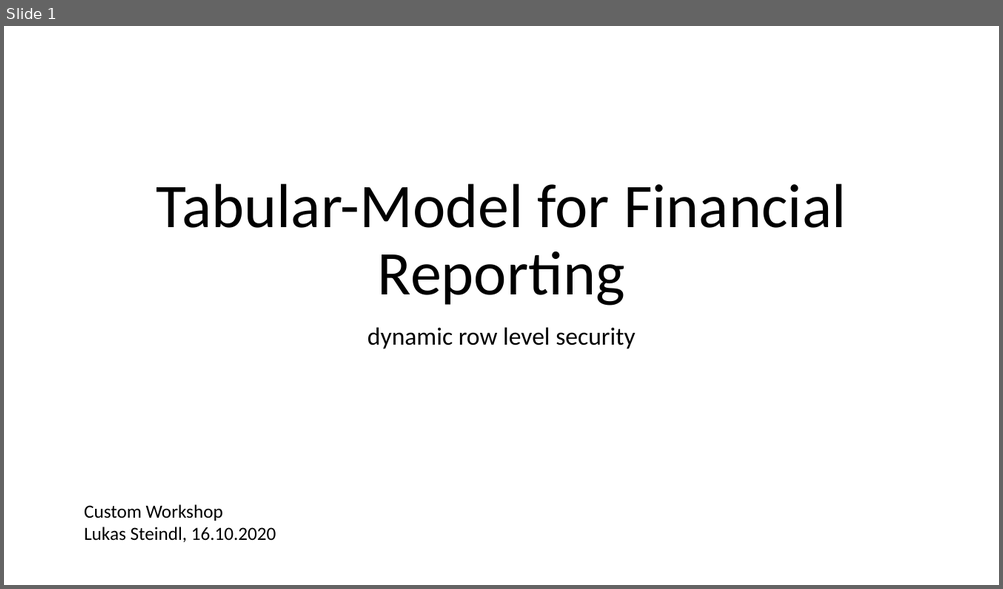
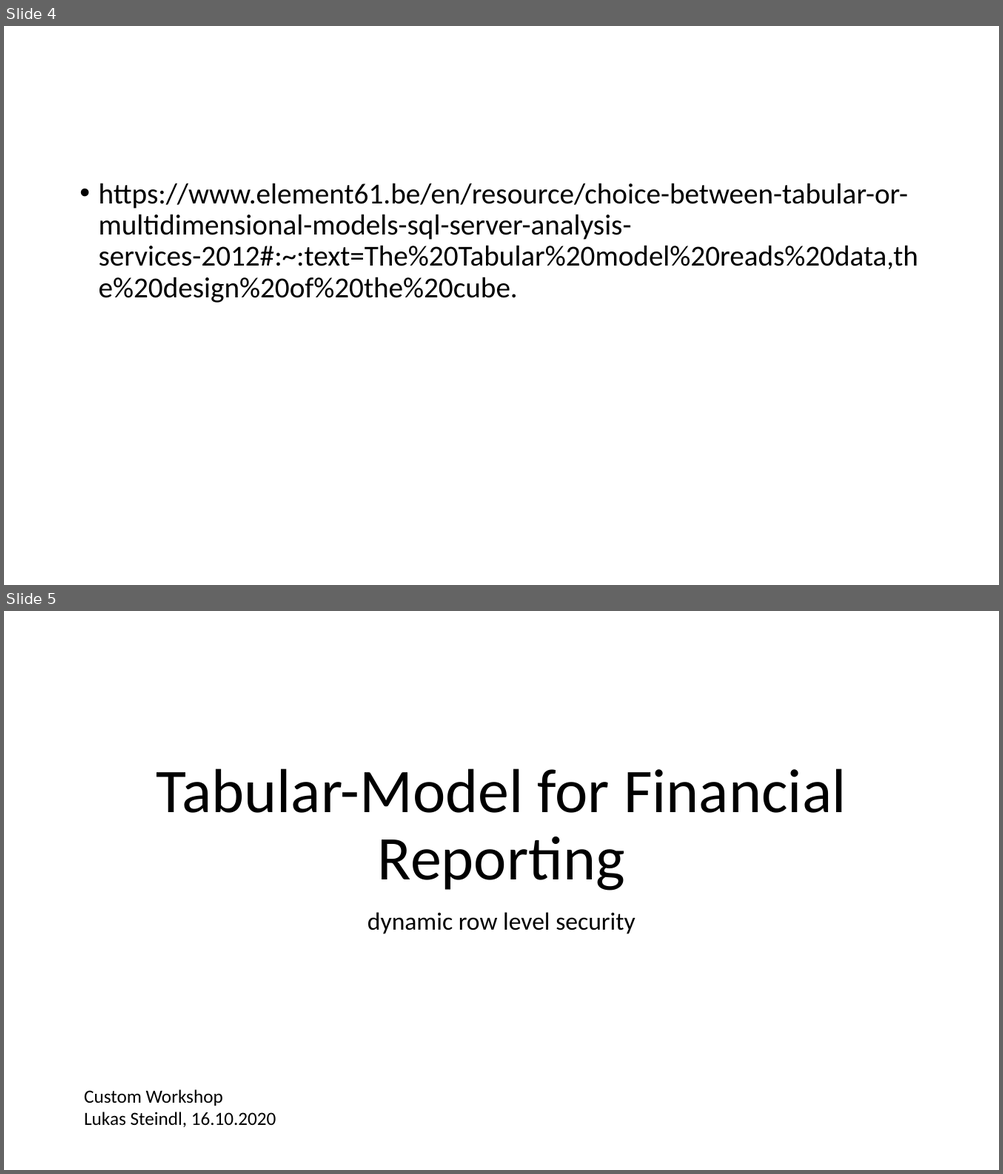
Before and after one commit to LukasSteindl/tabularmodelforfinance, a slide deck: Slides.pptx. Shown one above the other, each under a label of ours: slide 1 before the commit, slides 4 and 5 after it. The pictures are 1003x589 and 1003x1174 pixels, drawn with LibreOffice and Linux fonts; fonts in the diff are those of the drawing. Boxes give left, top, right and bottom in pixels: in the first picture for what was removed or moved away, otherwise in the second. Text is boxed around its words. In the diff, an @@ line names an element or a change of style, - is before the commit and + after.

```diff
--- a/Slides.pptx
+++ b/Slides.pptx
@@ slide 4 added at box(4, 26, 999, 585), background #FFFFFF @@
@@ text added at box(99, 183, 918, 303), 28 pt, text #000000 @@
+• https://www.element61.be/en/resource/choice-between-tabular-or-multidimensional-models-sql-server-analysis-services-2012#:~:text=The%20Tabular%20model%20reads%20data,the%20design%20of%20the%20cube.
@@ what was slide 1 is now slide 5 @@
```
Also in this commit, not shown: 3 other slides added, 1 other file.
